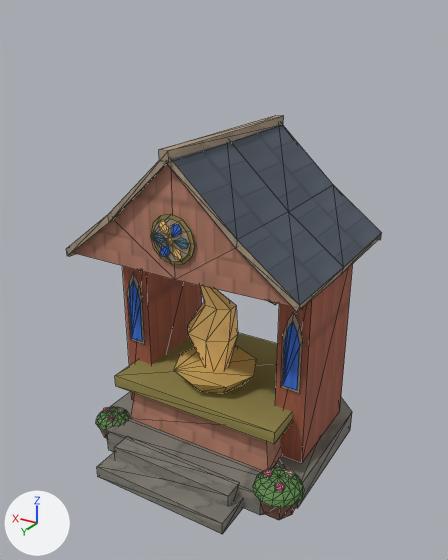
The glTF model Assets/GodSim/Art/Models/Buildings/Human/Religion/bld_human_shrine_industrial_v0.glb, before and after one commit.
Both versions are drawn from a camera (50 mm lens) standing at (-0.955, 1.586, 1.404) and looking at (-0.023, 0.033, 0.628). Every picture has the same lights, and +X, +Y and +Z are marked at lower left. The older version comes first. Mesh edges are drawn as thin lines. Vertices at exactly the same position are counted once.

Objects in the first picture: 'LOD0'.
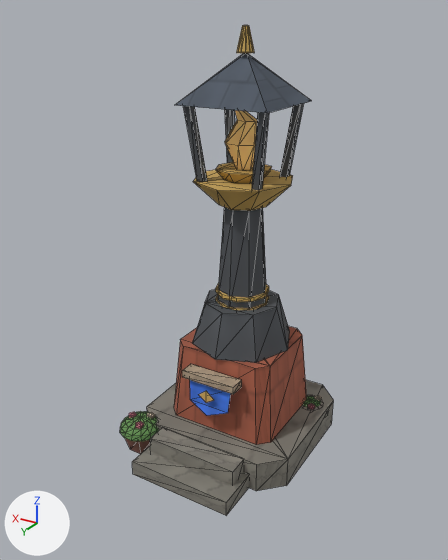
Diff of the bpy script that builds the scene:
```diff
--- a/Assets/GodSim/Art/Models/Buildings/Human/Religion/bld_human_shrine_industrial_v0.glb.py
+++ b/Assets/GodSim/Art/Models/Buildings/Human/Religion/bld_human_shrine_industrial_v0.glb.py
@@ me_lod0 @@
-me_lod0.from_pydata(...)  # 467 vertices, 603 faces; spans x -0.412..0.4, y -0.375..0.403, z 0.0..1.083
+me_lod0.from_pydata(...)  # 550 vertices, 807 faces; spans x -0.313..0.287, y -0.337..0.334, z 0.0..1.372
+# me_lod0 part 1: the loose piece of 57 vertices spanning x -0.412..-0.254, y 0.151..0.305, z 0.08..0.126 is scaled about its middle by 0.89, then moved by (0.09, -0.438, -0.011)
+# me_lod0 part 2: the loose piece of 12 vertices spanning x -0.406..-0.26, y 0.165..0.291, z 0.0..0.084 is scaled about its middle by 0.89, then moved by (0.09, -0.438, -0.005)
+# me_lod0 part 3: the loose piece of 10 vertices spanning x -0.308..-0.279, y 0.213..0.243, z 0.114..0.125 is scaled about its middle by 0.89, then moved by (0.035, -0.409, -0.013)
+# me_lod0 part 4: the loose piece of 10 vertices spanning x -0.365..-0.336, y 0.18..0.211, z 0.114..0.125 is scaled about its middle by 0.89, then moved by (0.092, -0.434, -0.013)
+# me_lod0 part 5: the loose piece of 10 vertices spanning x -0.365..-0.336, y 0.245..0.276, z 0.114..0.125 is scaled about its middle by 0.89, then moved by (0.143, -0.47, -0.013)
+# me_lod0 part 6: the loose piece of 8 vertices spanning x -0.22..0.22, y 0.267..0.335, z 0.0..0.081 is scaled about its middle by (0.818, 2.15, 0.642), then moved by (-0.032, -0.04, -0.014)
+# me_lod0 part 7: the loose piece of 8 vertices spanning x -0.24..0.24, y 0.267..0.403, z 0.0..0.041 is scaled about its middle by (0.667, 0.537, 2.57), then moved by (-0.032, -0.11, 0.032)
+# me_lod0 part 8: the loose piece of 8 vertices spanning x -0.305..0.305, y -0.278..0.212, z 0.222..0.264 is scaled about its middle by (0.319, 0.106, 0.595), then moved by (-0.032, 0.159, 0.073)
+# me_lod0 part 9: the loose piece of 16 vertices spanning x -0.144..0.144, y -0.097..0.191, z 0.264..0.318 is scaled about its middle by 0.628, then moved by (-0.032, -0.119, 0.658)
+# me_lod0 part 10: the loose piece of 22 vertices spanning x -0.067..0.11, y -0.018..0.112, z 0.311..0.635 is scaled about its middle by 0.628, then moved by (-0.04, -0.119, 0.59)
+# me_lod0 part 11: the loose piece of 57 vertices spanning x 0.274..0.4, y 0.141..0.263, z 0.064..0.1 is scaled about its middle by 1.12, then moved by (-0.158, -0.412, 0.01)
+# me_lod0 part 12: the loose piece of 57 vertices spanning x 0.274..0.4, y 0.141..0.263, z 0.064..0.1 is copied, and the copy is scaled about its middle by 1.2, then moved by (-0.125, -0.002, 0.017); it spans x 0.137..0.287, y 0.126..0.274, z 0.077..0.121
+# me_lod0 part 13: the loose piece of 12 vertices spanning x 0.279..0.395, y 0.152..0.252, z 0.0..0.067 is copied, and the copy is scaled about its middle by 1.2, then moved by (-0.125, -0.002, 0.007); it spans x 0.142..0.282, y 0.14..0.26, z 0.0..0.08
+# me_lod0 part 14: the loose piece of 10 vertices spanning x 0.357..0.38, y 0.19..0.214, z 0.09..0.099 is scaled about its middle by 1.2, then moved by (-0.173, 0.029, 0.019)
+# me_lod0 part 15: the loose piece of 16 vertices spanning x -0.385..0.385, y -0.351..0.279, z 0.0..0.08 is rebuilt with 16 vertices and now spans x -0.312..0.248, y -0.337..0.193, z 0.0..0.105
+# me_lod0 part 16: the loose piece of 8 vertices spanning x -0.275..0.275, y -0.248..0.182, z 0.08..0.232 is rebuilt with 16 vertices and now spans x -0.227..0.163, y -0.252..0.108, z 0.105..0.376
+# me_lod0 part 17: 20 loose pieces with 152 vertices, spanning x -0.395..0.395, y -0.375..0.295, z 0.08..1.083, are deleted
+# me_lod0 part 18: 31 vertices removed from x -0.395..0.395, y -0.365..0.285, z 0.703..1.072; 159 vertices added at x -0.207..0.143, y -0.247..0.159, z 0.191..1.372
+# other edits to the shape of me_lod0 do not show in these pictures
 me_lod0.materials.append(mat_godsim_buildings)
```

Boxes (x1, y1, x2, y2) around the edits, measured in the pictures (448 x 560 px; the box of a moved part takes in the faces that stretch with it):
'LOD0', reshaped (32% narrower, 17% taller)
    before: (66, 115, 382, 534)
    after: (120, 25, 334, 516)
part 1 of me_lod0, moved or reshaped
    before: (253, 468, 305, 507)
    after: (303, 396, 328, 415)
part 2 of me_lod0, moved or reshaped (not visible afterwards)
    before: (260, 501, 298, 520)
part 3 of me_lod0, moved or reshaped
    before: (263, 469, 273, 477)
    after: (308, 403, 315, 409)
part 4 of me_lod0, moved or reshaped
    before: (285, 469, 295, 477)
    after: (314, 396, 321, 401)
part 5 of me_lod0, moved or reshaped (not visible afterwards)
    before: (275, 482, 285, 492)
part 6 of me_lod0, moved or reshaped
    before: (114, 437, 239, 507)
    after: (132, 446, 249, 516)
part 7 of me_lod0, moved or reshaped
    before: (97, 452, 243, 534)
    after: (150, 428, 244, 486)
part 8 of me_lod0, moved or reshaped
    before: (115, 333, 293, 444)
    after: (182, 364, 242, 394)
part 9 of me_lod0, moved or reshaped
    before: (174, 346, 257, 394)
    after: (215, 162, 272, 183)
part 10 of me_lod0, moved or reshaped
    before: (188, 286, 238, 370)
    after: (225, 110, 257, 170)
part 11 of me_lod0, moved or reshaped (not visible afterwards)
    before: (96, 407, 128, 430)
part 12 of me_lod0, added (green)
    after: (120, 412, 159, 441)
part 13 of me_lod0, added
    after: (125, 438, 150, 454)
part 14 of me_lod0, moved or reshaped
    before: (103, 407, 110, 412)
    after: (136, 421, 144, 429)
part 15 of me_lod0, rebuilt
    before: (106, 392, 352, 515)
    after: (147, 380, 334, 491)
part 16 of me_lod0, rebuilt
    before: (130, 393, 282, 471)
    after: (174, 326, 307, 445)
part 17 of me_lod0, deleted (brown)
    before: (73, 115, 378, 463)
part 18 of me_lod0, cut back
    before: (66, 124, 382, 314)
    after: (175, 25, 311, 416)
